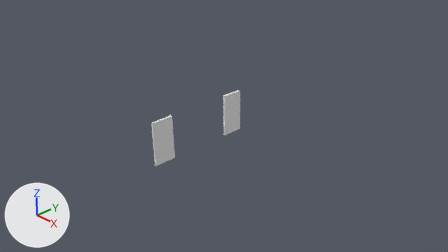
Two versions of the Blender file DyNaDeMo/assets/Textures/Doors.blend, one commit apart.
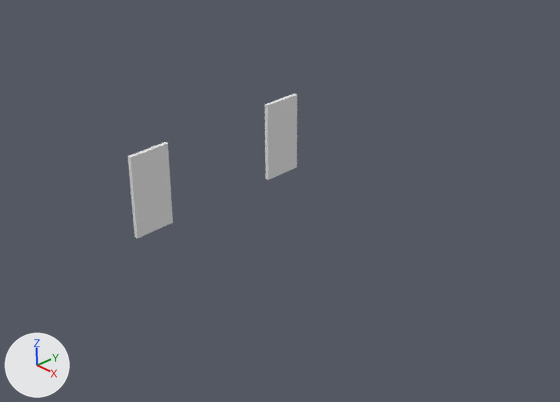
There are two pictures of each version: one from the file's camera 'Camera', one close up on the part from 19% to 84% of the width and 16% to 100% of the height. Every picture has the same lights, and +X, +Y and +Z are marked at lower left.

Names of what the first close-up shows: 'BlankDoor', 'HandledDoor.000'.
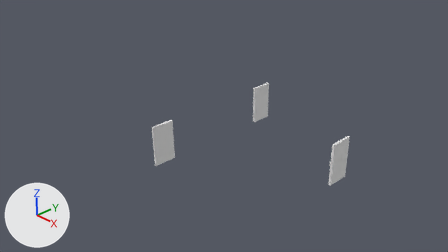
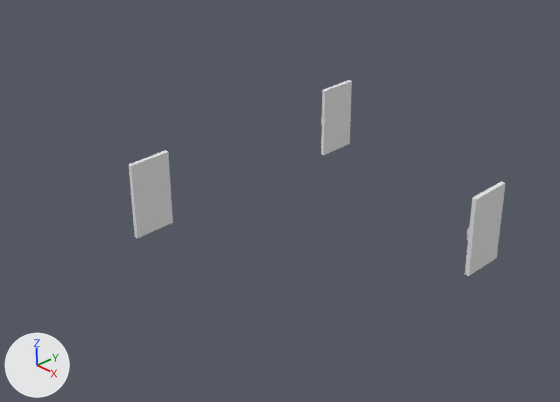
Diff of the bpy script that builds the scene:
```diff
--- a/DyNaDeMo/assets/Textures/Doors.blend.py
+++ b/DyNaDeMo/assets/Textures/Doors.blend.py
@@ mat_room_001 @@
+mat_room_001 = diffuse_material('Room.001')
+mat_room_001.base_color = (0.787, 0.787, 0.787)  # white #e5e5e5
@@ me_cube_002 @@
+me_cube_002.from_pydata(...)  # a box spanning x -2.0..0.0, y -2.0..0.0, z 0.0..2.0
+me_cube_002.materials.append(mat_room_001)  # white #e5e5e5
@@ ob_handleddoor_000 @@
 ob_handleddoor_000 = bpy.data.objects.new('HandledDoor.000', me_cube_003)
-ob_handleddoor_000.location = (0.0, 1.0, 0.0)
-ob_handleddoor_000.scale = (0.025, 0.25, 0.5)
+ob_handleddoor_000.location = (3.0, 1.0, 0.0)
+ob_handleddoor_000.scale = (0.025, 0.25, 0.45)
@@ ob_blankdoor @@
 ob_blankdoor.location = (0.0, -1.0, 0.0)
-ob_blankdoor.scale = (0.025, 0.25, 0.5)
+ob_blankdoor.scale = (0.025, 0.25, 0.45)
@@ ob_doubledhandleddoor_001 @@
+ob_doubledhandleddoor_001 = bpy.data.objects.new('DoubledHandledDoor.001', me_cube_002)
+ob_doubledhandleddoor_001.location = (0.0, 2.0, 0.0)
+ob_doubledhandleddoor_001.scale = (0.025, 0.25, 0.45)
```

Pixel boxes (x1, y1, x2, y2) of what changed, in the close-ups (560 x 402 px):
'HandledDoor.000', moved, rescaled (24% wider, 9% taller): before (265, 93, 297, 180); after (465, 181, 505, 276)
'BlankDoor', rescaled (8% shorter): before (128, 142, 173, 238); after (129, 150, 173, 238)
'DoubledHandledDoor.001', added: after (321, 80, 352, 155)
